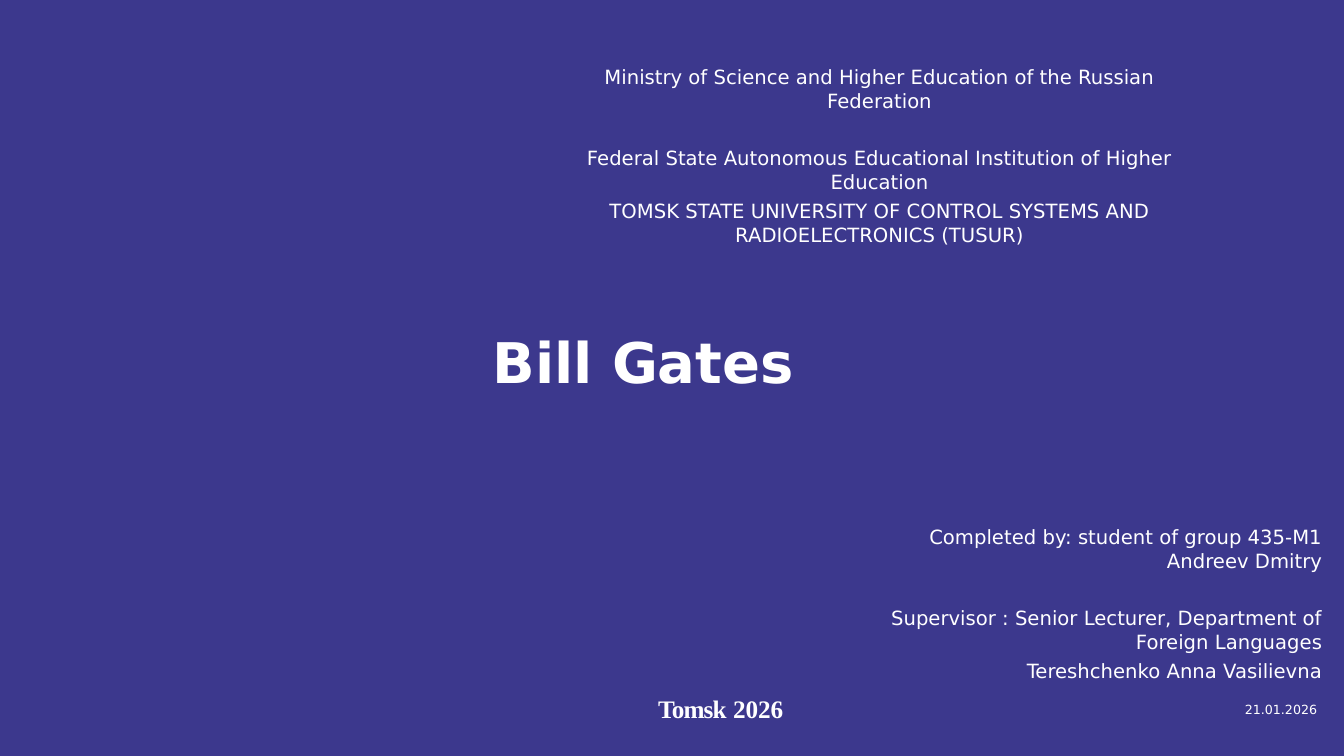
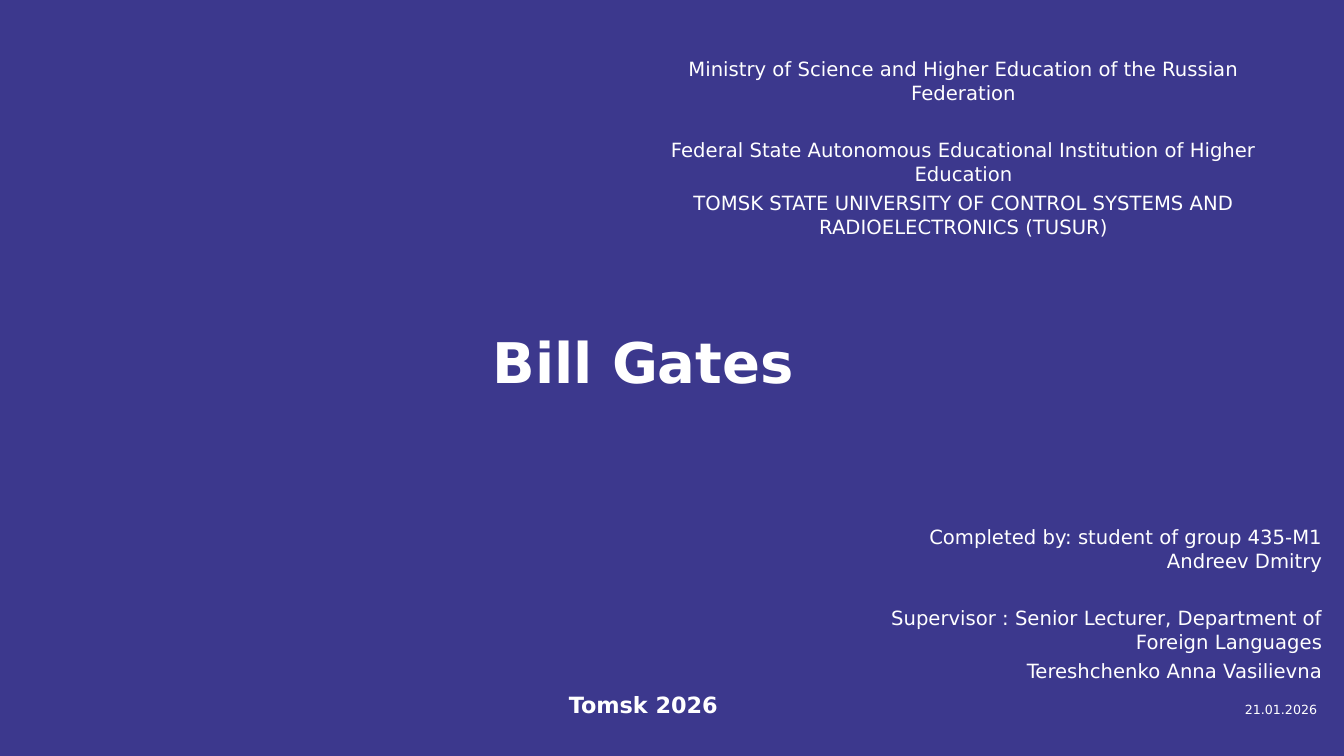
Before and after one commit to Lion120454/StudiesHUB, a slide deck: slide 1 of M1 Course/ENG/Билл Гейтс.pptx. Drawn at 1344x756 pixels with LibreOffice and Linux fonts; fonts in the diff are those of the drawing; background and template pictures are left out. Boxes give left, top, right and bottom in pixels: in the first picture for what was removed or moved away, otherwise in the second. Text is boxed around its words. In the diff, an @@ line names an element or a change of style, - is before the commit and + after.

```diff
--- a/M1 Course/ENG/Билл Гейтс.pptx
+++ b/M1 Course/ENG/Билл Гейтс.pptx
@@ text "Ministry of Science and Higher ...": place and size @@
-text "Ministry of Science and Higher ..." at <box>587,69,1171,245</box>
+text "Ministry of Science and Higher ..." at <box>671,61,1255,237</box>
@@ text "Tomsk 2026": place and size @@
-text "Tomsk 2026" at <box>658,700,783,719</box>
+text "Tomsk 2026" at <box>569,696,718,714</box>
@@ text "Tomsk 2026" at <box>569,696,718,714</box>: size 18 to 16 pt, font Times New Roman to DejaVu Sans; letter spacing -0.6 to 0 pt in "Tomsk"; letter spacing -0.1 to 0 pt in "2026"; alignment centre to left; indent changed; line spacing 17.3pt to 1; less space between paragraphs @@
```
Also in this commit, not shown: 2 other files.
